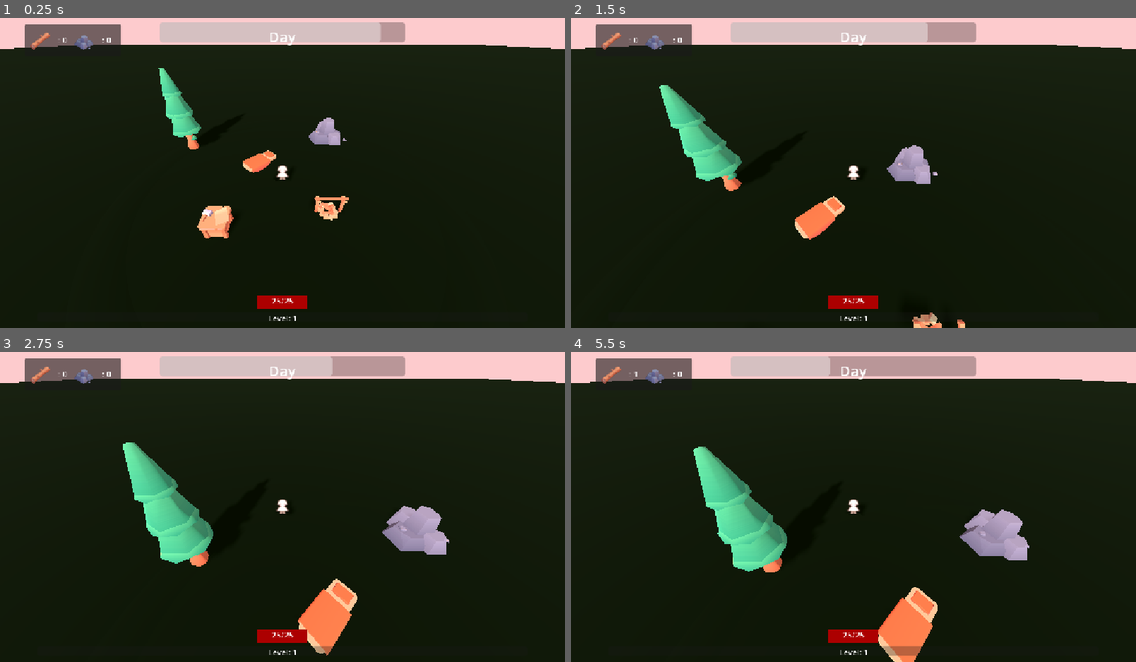
Above: before the commit, frames 1-4 (two rows, left to right).
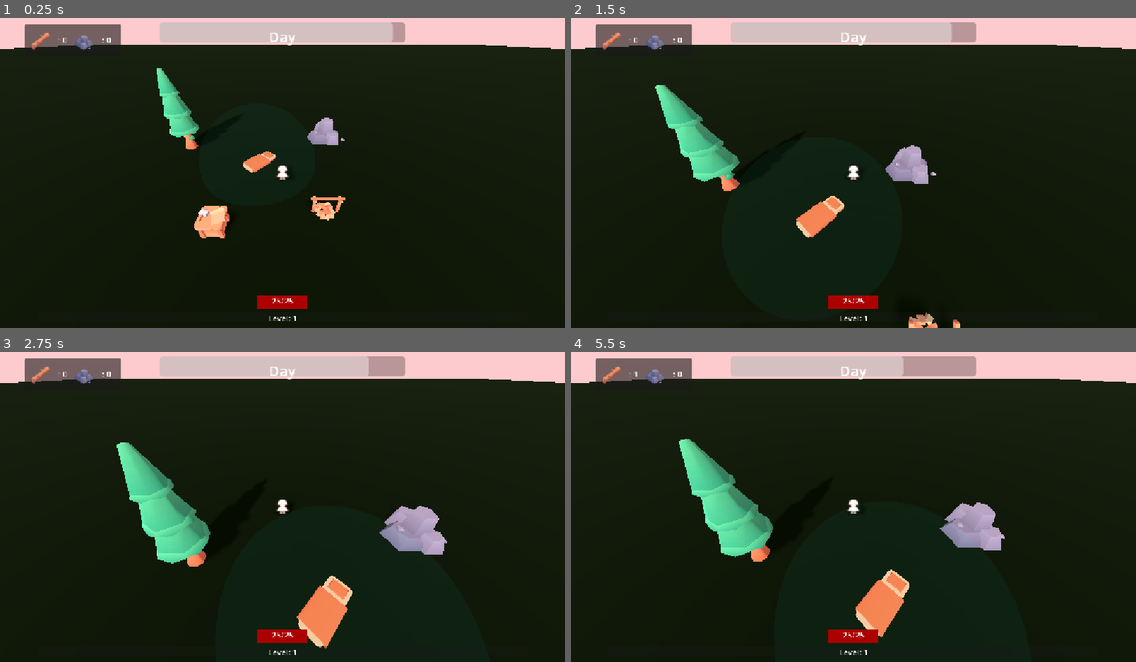
Above: after the commit, the same moments.

Repository: snikkers00/Werewolf-Survivor-Game-Off-Jam-26
Game: Godot game, scene res://world/main_world.tscn
Two runs of this game, one before a commit and one after it. Both use one fixed random seed, a clock stepped at 60 frames per second and the inputs below.
Inputs:
- Up to frame 1 (0.25 s): no input
- Up to frame 2 (1.5 s): tap Enter at 0.5 s; hold Space (interact) 0.53-1.28 s; hold W (move_up) from 0.53 s (still down); tap Space (interact) at 1.35 s
- Up to frame 3 (2.75 s): release W (move_up) at 2.03 s; hold A (move_left) from 2.03 s (still down); hold Space (interact) from 2.03 s (still down)
- Up to frame 4 (5.5 s): release Space (interact) at 2.78 s; tap Space (interact) at 2.85, 4.35 s; release A (move_left) at 3.53 s; hold S (move_down) 3.53-4.28 s; hold Space (interact) 3.53-4.28 s; hold D (move_right) 4.28-5.03 s; hold W (move_up) from 5.03 s (still down); hold Space (interact) from 5.03 s (still down)

The runs differ from the first frame. In frame 1, 1.1% of the frame differs, in the area x 27-70%, y 1-72%; in frame 2, 1.4%; in frame 3, 2.2%; in frame 4, 7.3%, in the area x 3-99%, y 1-100%.

Commit message:
Add upgradeable home base structures
Add resource-cost upgrades with interaction prompts and level feedback, and increase the base experience tick rate on upgrades. Integrate the structure into the main world and double the day-night timer interval.

Diff:
--- /dev/null
+++ b/entities/interactable/base_structure.gd
@@ -0,0 +1,8 @@
+extends UpgradableStructure
+
+@export var base_exp_tick_rate : float = 1.0
+
+func level_up() -> void:
+	super.level_up()
+	base_exp_tick_rate *= 1.5
+	print("tick rate increased to " + str(base_exp_tick_rate))
--- /dev/null
+++ b/entities/interactable/upgradable_structure.gd
@@ -0,0 +1,83 @@
+extends Node3D
+class_name UpgradableStructure
+
+@export var structure_name : String
+
+enum structure_cost_type {
+	WOOD,
+	STONE,
+	WOOD_AND_STONE
+}
+
+@export var cost_type : structure_cost_type
+@export var starting_level : int
+@export var current_level : int
+
+@export var upgrade_cost_wood : int
+@export var upgrade_cost_stone : int
+
+@onready var structure_model : Node3D = get_tree().get_first_node_in_group("StructureModel")
+@onready var structure_interact_label : Label3D = %StructureLabel3D
+@onready var interaction_area : Area3D = %InteractionArea
+
+# Called when the node enters the scene tree for the first time.
+func _ready() -> void:
+	current_level = starting_level
+	structure_interact_label.visible = false
+	update_structure_label()
+
+
+func _unhandled_input(event: InputEvent) -> void:
+	if event.is_action_pressed("interact") and structure_interact_label.visible == true:
+		level_up()
+
+
+func level_up() -> void:
+	if cost_type == structure_cost_type.WOOD:
+		if Resources.check_spend_resource_success(Resources.ResourceType.WOOD, upgrade_cost_wood) == true:
+
+			upgrade()
+			print("Upgraded " + structure_name + " to level " + str(current_level))
+			update_structure_label()
+		elif Resources.check_spend_resource_success(Resources.ResourceType.WOOD, upgrade_cost_wood) == false:
+			print("Not enough wood to upgrade " + structure_name)
+
+	elif cost_type == structure_cost_type.STONE:
+		if Resources.check_spend_resource_success(Resources.ResourceType.STONE, upgrade_cost_stone) == true:
+
+			upgrade()
+			print("Upgraded " + structure_name + " to level " + str(current_level))
+			update_structure_label()
+		elif Resources.check_spend_resource_success(Resources.ResourceType.STONE, upgrade_cost_stone) == false:
+			print("Not enough stone to upgrade " + structure_name)
+
+	elif cost_type == structure_cost_type.WOOD_AND_STONE:
+		if Resources.check_spend_resource_success(Resources.ResourceType.WOOD, upgrade_cost_wood) == true and Resources.check_spend_resource_success(Resources.ResourceType.STONE, upgrade_cost_stone) == true:
+
+			upgrade()
+			print("Upgraded " + structure_name + " to level " + str(current_level))
+			update_structure_label()
+		elif Resources.check_spend_resource_success(Resources.ResourceType.WOOD, upgrade_cost_wood) == false or Resources.check_spend_resource_success(Resources.ResourceType.STONE, upgrade_cost_stone) == false:
+			print("Not enough resources to upgrade " + structure_name)
+
+
+func _on_interaction_area_body_entered(body: Node3D) -> void:
+	if body.is_in_group("Player"):
+		update_structure_label()
+		structure_interact_label.visible = true
+
+
+func _on_interaction_area_body_exited(body: Node3D) -> void:
+	if body.is_in_group("Player"):
+		structure_interact_label.visible = false
+
+func upgrade() -> void:
+	current_level += 1
+	interaction_area.scale *= 1.5
+	var get_feedback = create_tween()
+	get_feedback.tween_property(structure_model, "scale", structure_model.scale * 1.15, 0.1)
+	get_feedback.tween_property(structure_model, "scale", structure_model.scale, 0.1)
+
+func update_structure_label() -> void:
+	structure_interact_label.text = (structure_name + " Level: " + str(current_level) + "\nCost: " + str(upgrade_cost_wood) + " Wood, " + str(upgrade_cost_stone) + " Stone")
+	structure_interact_label.text += "\nPress E to upgrade " + structure_name + " to Level " + str(current_level + 1)
--- /dev/null
+++ b/entities/interactable/upgradable_structure.tscn
@@ -0,0 +1,58 @@
+[gd_scene format=3 uid="uid://de4m6m70ttarv"]
+
+[ext_resource type="Script" uid="uid://c1nrjru8hmygi" path="res://entities/interactable/upgradable_structure.gd" id="1_sjn0o"]
+[ext_resource type="PackedScene" uid="uid://baeqqk1oaggn0" path="res://world/base/scenes/bedroll.tscn" id="2_8h5rm"]
+
+[sub_resource type="CylinderShape3D" id="CylinderShape3D_mcwoh"]
+resource_local_to_scene = true
+
+[sub_resource type="StandardMaterial3D" id="StandardMaterial3D_uk7ad"]
+transparency = 1
+albedo_color = Color(0, 1, 1, 0.039215688)
+
+[sub_resource type="SphereMesh" id="SphereMesh_o6l3f"]
+material = SubResource("StandardMaterial3D_uk7ad")
+radius = 1.0
+is_hemisphere = true
+
+[node name="UpgradableStructure" type="Node3D" unique_id=311782980]
+script = ExtResource("1_sjn0o")
+structure_name = "Base"
+cost_type = 2
+starting_level = 1
+current_level = 1
+upgrade_cost_wood = 2
+upgrade_cost_stone = 2
+
+[node name="ActivationArea" type="Area3D" parent="." unique_id=23553612]
+collision_layer = 8
+collision_mask = 2
+
+[node name="ResearchCollision" type="CollisionShape3D" parent="ActivationArea" unique_id=785179818]
+shape = SubResource("CylinderShape3D_mcwoh")
+
+[node name="Timer" type="Timer" parent="ActivationArea/ResearchCollision" unique_id=1273910468]
+
+[node name="InteractionArea" type="Area3D" parent="." unique_id=222908699]
+unique_name_in_owner = true
+collision_layer = 8
+collision_mask = 2
+
+[node name="InteractionCollision" type="CollisionShape3D" parent="InteractionArea" unique_id=1049156259]
+shape = SubResource("CylinderShape3D_mcwoh")
+
+[node name="InteractionVisual" type="MeshInstance3D" parent="InteractionArea" unique_id=324995240]
+mesh = SubResource("SphereMesh_o6l3f")
+
+[node name="StructureLabel3D" type="Label3D" parent="." unique_id=1474910970]
+unique_name_in_owner = true
+transform = Transform3D(1, 0, 0, 0, 1, 0, 0, 0, 1, 0, 0.8269195, 0)
+visible = false
+text = "Base Upgrade
+Cost: 2 Wood, 2 Stone"
+
+[node name="bedroll" parent="." unique_id=1639390953 groups=["StructureModel"] instance=ExtResource("2_8h5rm")]
+transform = Transform3D(0.72895324, 0, -0.6845635, 0, 1, 0, 0.6845635, 0, 0.72895324, 0, 0, 0)
+
+[connection signal="body_entered" from="InteractionArea" to="." method="_on_interaction_area_body_entered"]
+[connection signal="body_exited" from="InteractionArea" to="." method="_on_interaction_area_body_exited"]
--- a/world/base/resources.gd
+++ b/world/base/resources.gd
@@ -27,3 +27,26 @@
 func update_resource_ui() -> void:
 	wood_label.text = ": " + str(current_wood)
 	stone_label.text = ": " + str(current_stone)
+
+
+func check_spend_resource_success(resource_type : ResourceType, amount : int) -> bool:
+	if resource_type == ResourceType.WOOD:
+		if current_wood >= amount:
+			current_wood -= amount
+			update_resource_ui()
+			return true
+		else:
+			print("Not enough wood")
+			return false
+
+	elif resource_type == ResourceType.STONE:
+		if current_stone >= amount:
+			current_stone -= amount
+			update_resource_ui()
+			return true
+		else:
+			print("Not enough stone")
+			return false
+	else:
+		print("Invalid resource types submitted")
+		return false
--- a/world/main_world.tscn
+++ b/world/main_world.tscn
@@ -6,7 +6,9 @@
 [ext_resource type="Script" uid="uid://cp7o6jhs5pvvo" path="res://ui/ui_control.gd" id="3_5aanf"]
 [ext_resource type="Script" uid="uid://dliy31kem058i" path="res://entities/enemies/enemy_spawner.gd" id="3_8qjvd"]
 [ext_resource type="PackedScene" uid="uid://c8qh1wfiplojh" path="res://world/base/scenes/rock_b.tscn" id="3_t6m8u"]
+[ext_resource type="PackedScene" uid="uid://de4m6m70ttarv" path="res://entities/interactable/upgradable_structure.tscn" id="3_tlxoi"]
 [ext_resource type="PackedScene" uid="uid://35qpp0350sd3" path="res://entities/enemies/enemy_character.tscn" id="4_rsju0"]
+[ext_resource type="Script" uid="uid://bs0cktatuwid4" path="res://entities/interactable/base_structure.gd" id="4_tlxoi"]
 [ext_resource type="PackedScene" uid="uid://bbapqscncpey8" path="res://world/base/scenes/campfire_pit.tscn" id="5_onsxo"]
 [ext_resource type="Script" uid="uid://dn5ohw70i34cm" path="res://ui/upgrade_ui.gd" id="6_2ccdf"]
 [ext_resource type="PackedScene" uid="uid://bv2u4u0rexw38" path="res://world/base/scenes/campfire_stand.tscn" id="6_ru5wi"]
@@ -21,7 +23,6 @@
 [ext_resource type="Texture2D" uid="uid://d3b4r2we1blmw" path="res://world/base/images/tree-log.png" id="13_v1kbc"]
 [ext_resource type="Resource" uid="uid://ua35a8eyqrvs" path="res://entities/player/upgrades/resources/resource_gain.tres" id="13_yae5m"]
 [ext_resource type="Texture2D" uid="uid://cdtytolrkt50l" path="res://world/base/images/rock-b.png" id="14_c45uy"]
-[ext_resource type="PackedScene" uid="uid://baeqqk1oaggn0" path="res://world/base/scenes/bedroll.tscn" id="15_yae5m"]
 [ext_resource type="PackedScene" uid="uid://bbne58nq5bcvs" path="res://world/base/scenes/tree.tscn" id="17_4g0kw"]
 
 [sub_resource type="Environment" id="Environment_6i3v4"]
@@ -36,13 +37,6 @@
 size = Vector2(100, 100)
 
 [sub_resource type="WorldBoundaryShape3D" id="WorldBoundaryShape3D_uk7ad"]
-
-[sub_resource type="TorusMesh" id="TorusMesh_6i3v4"]
-outer_radius = 4.0
-
-[sub_resource type="CylinderShape3D" id="CylinderShape3D_mcwoh"]
-height = 2.6865234
-radius = 2.4716797
 
 [sub_resource type="LabelSettings" id="LabelSettings_o6l3f"]
 font_size = 30
@@ -70,7 +64,7 @@
 
 [node name="Day_NightTimer" type="Timer" parent="WorldHandler" unique_id=1882201535]
 unique_name_in_owner = true
-wait_time = 10.0
+wait_time = 20.0
 autostart = true
 
 [node name="WorldGround" type="StaticBody3D" parent="." unique_id=322917489]
@@ -82,46 +76,33 @@
 [node name="WorldCollision" type="CollisionShape3D" parent="WorldGround" unique_id=1549030858]
 shape = SubResource("WorldBoundaryShape3D_uk7ad")
 
-[node name="HomeBae" type="Node3D" parent="." unique_id=1859075692]
-
-[node name="MeshInstance3D" type="MeshInstance3D" parent="HomeBae" unique_id=576905168]
-transform = Transform3D(1, 0, 0, 0, 1, 0, 0, 0, 1, 0, -1.73, 0)
-mesh = SubResource("TorusMesh_6i3v4")
-surface_material_override/0 = ExtResource("2_2njat")
-
-[node name="InteractionArea" type="Area3D" parent="HomeBae" unique_id=317824548]
-collision_layer = 8
-collision_mask = 2
-
-[node name="ResearchArea" type="CollisionShape3D" parent="HomeBae/InteractionArea" unique_id=341682418]
-transform = Transform3D(1, 0, 0, 0, 1, 0, 0, 0, 1, 0, 0.34326172, 0)
-shape = SubResource("CylinderShape3D_mcwoh")
-
-[node name="Timer" type="Timer" parent="HomeBae/InteractionArea/ResearchArea" unique_id=193763423]
-
-[node name="bedroll" parent="HomeBae" unique_id=1639390953 instance=ExtResource("15_yae5m")]
-transform = Transform3D(0.6915856, 0, -0.7222945, 0, 1, 0, 0.7222945, 0, 0.6915856, -0.4385624, 0.055159997, -0.43341398)
-
-[node name="rock-b" parent="HomeBae" unique_id=808174205 instance=ExtResource("3_t6m8u")]
+[node name="HomeBase" type="Node3D" parent="." unique_id=1859075692]
+
+[node name="BaseUpgradableStructure" parent="HomeBase" unique_id=311782980 instance=ExtResource("3_tlxoi")]
+transform = Transform3D(1, 0, 0, 0, 1, 0, 0, 0, 1, -0.4107324, 0, -0.4907533)
+script = ExtResource("4_tlxoi")
+base_exp_tick_rate = 1.0
+
+[node name="rock-b" parent="HomeBase" unique_id=808174205 instance=ExtResource("3_t6m8u")]
 unique_name_in_owner = true
 transform = Transform3D(1, 0, 0, 0, 1, 0, 0, 0, 1, 0.9259194, 0, -1.4408872)
 
-[node name="tree" parent="HomeBae" unique_id=1137582415 instance=ExtResource("17_4g0kw")]
+[node name="tree" parent="HomeBase" unique_id=1137582415 instance=ExtResource("17_4g0kw")]
 transform = Transform3D(1, 0, 0, 0, 1, 0, 0, 0, 1, -1.8928874, 0, -1.0135117)
 
-[node name="campfire-pit" parent="HomeBae" unique_id=974558792 instance=ExtResource("5_onsxo")]
+[node name="campfire-pit" parent="HomeBase" unique_id=974558792 instance=ExtResource("5_onsxo")]
 transform = Transform3D(1, 0, 0, 0, 1, 0, 0, 0, 1, 0.5574217, 0, 0.5944712)
 
-[node name="campfire-stand" parent="HomeBae" unique_id=766697778 instance=ExtResource("6_ru5wi")]
+[node name="campfire-stand" parent="HomeBase" unique_id=766697778 instance=ExtResource("6_ru5wi")]
 transform = Transform3D(1, 0, 0, 0, 1, 0, 0, 0, 1, 0.5574217, 0, 0.5944712)
 
-[node name="workbench" parent="HomeBae" unique_id=1086082835 instance=ExtResource("7_ru5wi")]
+[node name="workbench" parent="HomeBase" unique_id=1086082835 instance=ExtResource("7_ru5wi")]
 transform = Transform3D(1, 0, 0, 0, 1, 0, 0, 0, 1, -0.79733324, 0, 0.8249358)
 
 [node name="Entities" type="Node3D" parent="." unique_id=1342972052]
 
 [node name="PlayerCharacter" parent="Entities" unique_id=1825023238 instance=ExtResource("1_6i3v4")]
-transform = Transform3D(1.2, 0, 0, 0, 1.2, 0, 0, 0, 1.2, -0.040420532, 0.01768972, 0)
+transform = Transform3D(1.2, 0, 0, 0, 1.2, 0, 0, 0, 1.2, 0, 0, 0)
 
 [node name="Health" parent="Entities/PlayerCharacter" index="4" unique_id=893059753]
 max_health = 25
Not shown, added: entities/interactable/base_structure.gd.uid
Not shown, added: entities/interactable/upgradable_structure.gd.uid
